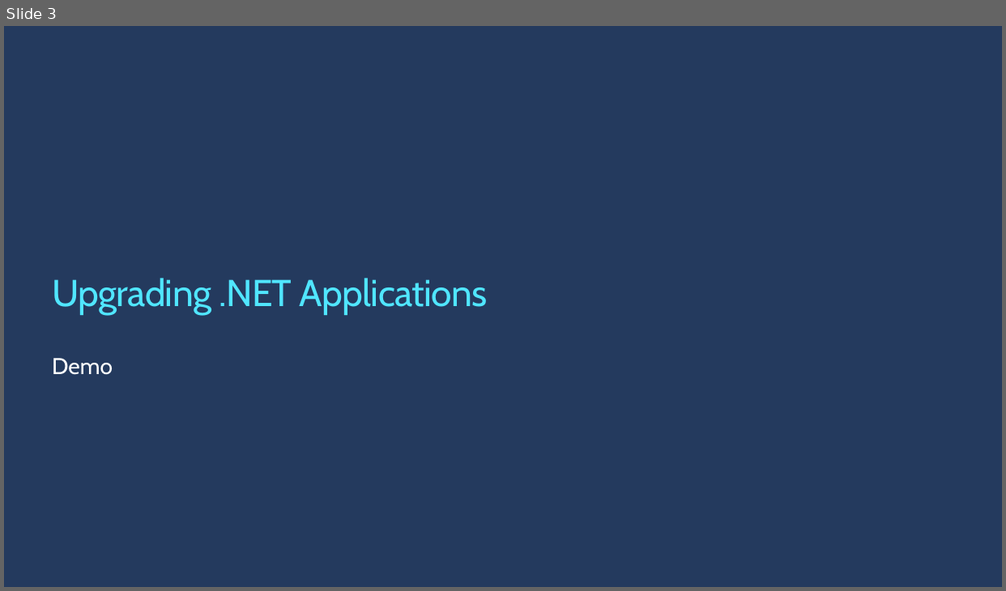
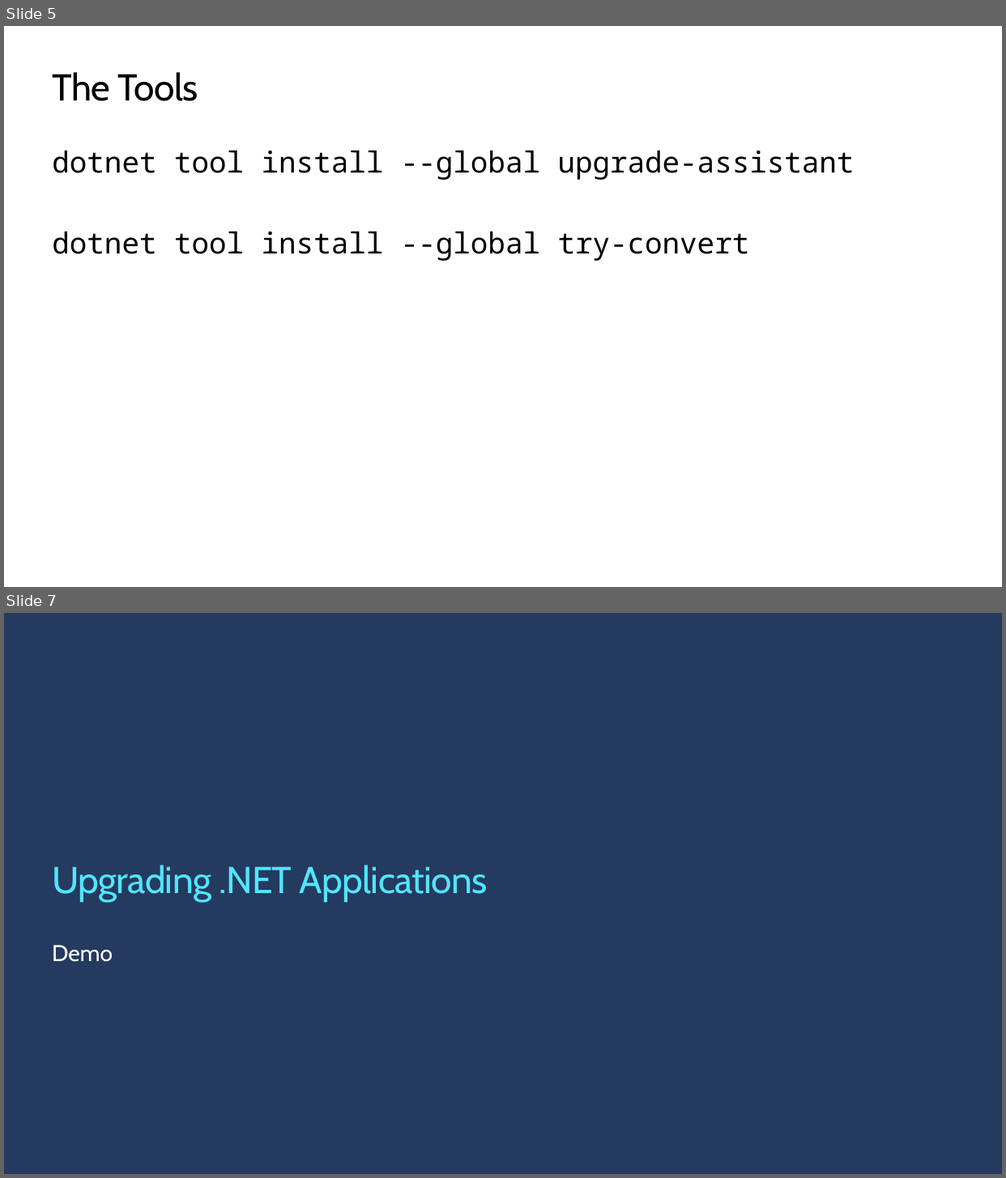
Before and after one commit to ondfisk/BDSA2021, a slide deck: Slides/Lecture10 - Mobile and Desktop Applications with C#.pptx. Shown one above the other, each under a label of ours: slide 3 before the commit, slides 5 and 7 after it; the slides between them are not shown. The pictures are 1006x591 and 1006x1178 pixels, drawn with LibreOffice and Linux fonts; fonts in the diff are those of the drawing; background and template pictures are left out. Boxes give left, top, right and bottom in pixels: in the first picture for what was removed or moved away, otherwise in the second. Text is boxed around its words. In the diff, an @@ line names an element or a change of style, - is before the commit and + after.

```diff
--- a/Slides/Lecture10 - Mobile and Desktop Applications with C#.pptx
+++ b/Slides/Lecture10 - Mobile and Desktop Applications with C#.pptx
@@ slide 5 added at [4,26,1002,587], background #FFFFFF @@
@@ title added at [52,72,198,101], 36 pt, text #000000 @@
+The Tools
@@ text added at [52,150,854,261], 28 pt, text #000000 @@
+dotnet tool install --global upgrade-assistant
+dotnet tool install --global try-convert
@@ what was slide 3 is now slide 7 @@
```
Also in this commit, not shown: 1 slide changed, 3 other slides added.
